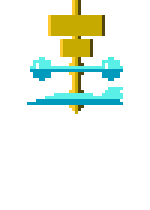
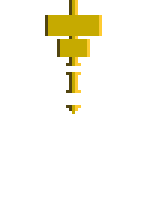
Revision of a layered 150px x 210px image; what changed, layer by layer:
hid "风力", painted on it over [30, 57, 123, 81]
hid "风向", painted on it over [27, 87, 123, 105]
painted on "图层 1" over [45, 0, 105, 114]
